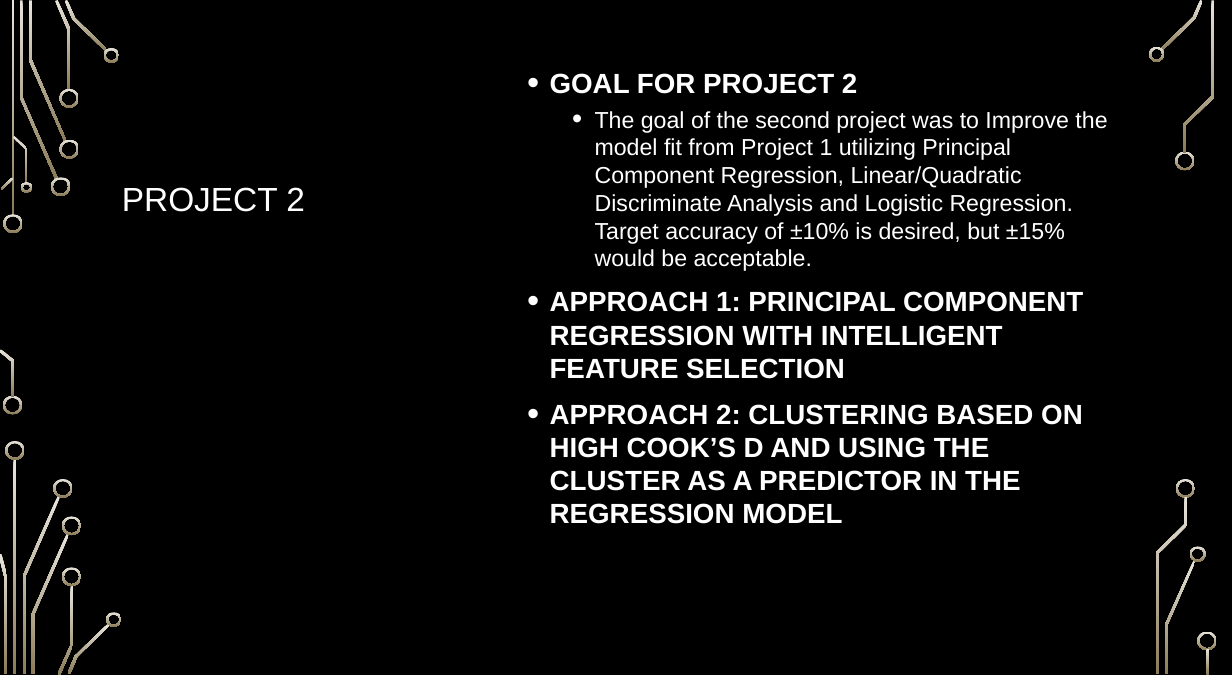
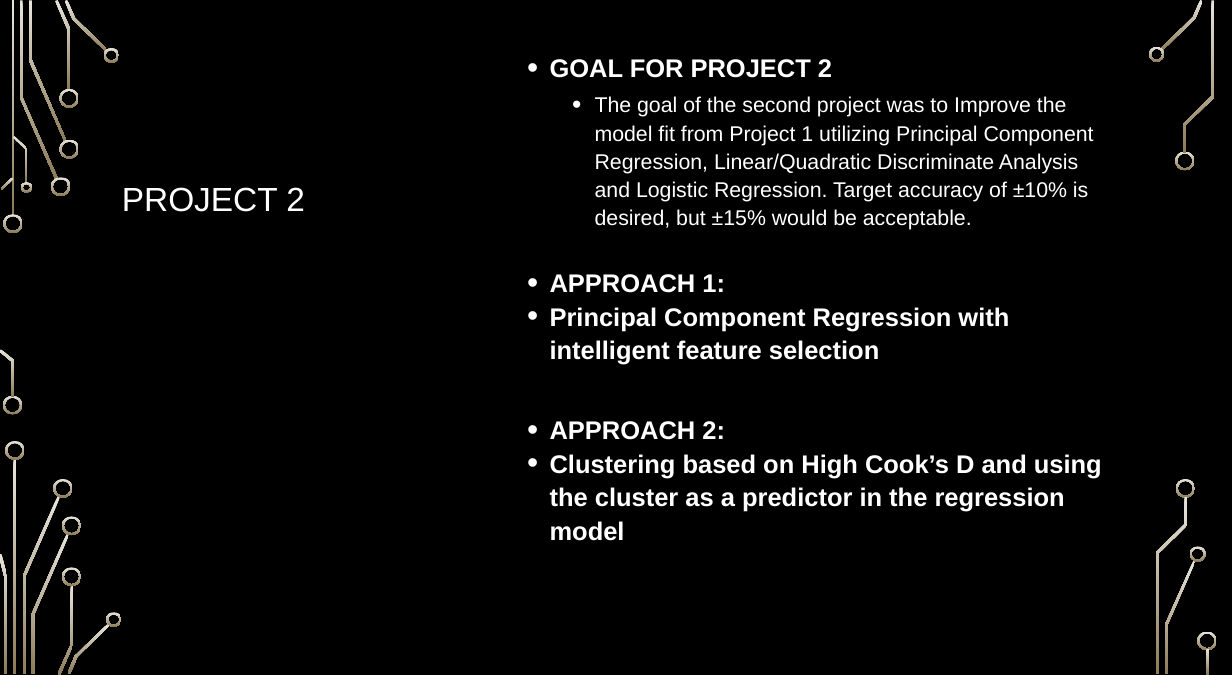
Before and after one commit to ngupta23/PredictingPerformanceIntegratedCircuits, a slide deck: slide 6 of Presentation/MSDS6372_Project2_Presentation.pptx. Drawn at 1232x675 pixels with LibreOffice and Linux fonts; fonts in the diff are those of the drawing; background and template pictures are left out. Boxes give left, top, right and bottom in pixels: in the first picture for what was removed or moved away, otherwise in the second. Text is boxed around its words. In the diff, an @@ line names an element or a change of style, - is before the commit and + after.

Commit message:
Update MSDS6372_Project2_Presentation.pptx
presntation update

```diff
--- a/Presentation/MSDS6372_Project2_Presentation.pptx
+++ b/Presentation/MSDS6372_Project2_Presentation.pptx
@@ text at (550, 59, 1094, 230): size 33.2 to 30.5 pt in "GOAL FOR PROJECT 2"; size 27.7 to 25.4 pt in "The goal of the second project was ..."; line spacing 1 to 1.1 @@
@@ text at (550, 274, 1102, 541): text changed; size 33.2 to 30.5 pt @@
-• APPROACH 1: PRINCIPAL COMPONENT REGRESSION WITH INTELLIGENT FEATURE SELECTION
-• APPROACH 2: CLUSTERING BASED ON HIGH COOK’S D AND USING THE CLUSTER AS A PREDICTOR IN THE REGRESSION MODEL
+• APPROACH 1:
+• Principal Component Regression with intelligent feature selection
+• APPROACH 2:
+• Clustering based on High Cook’s D and using the cluster as a predictor in the regression model
```
Also in this commit, not shown: 1 other slide changed, 10 slides added, 1 slide removed.
